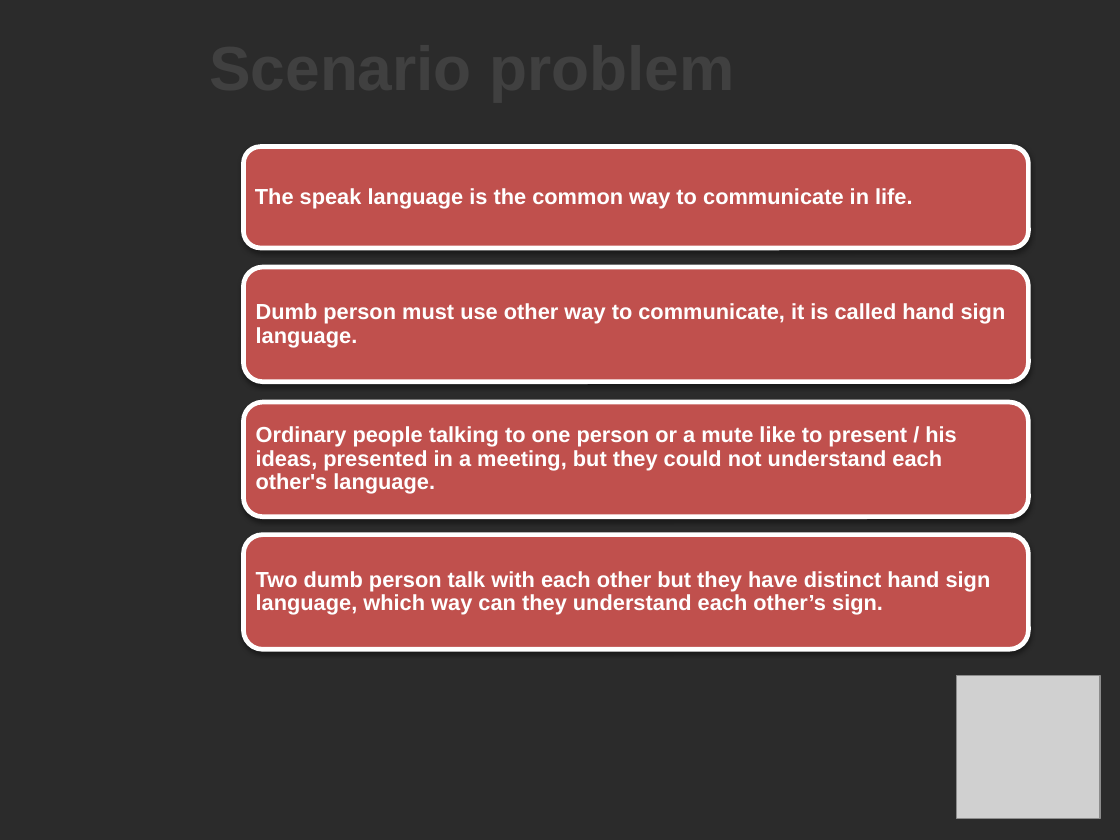
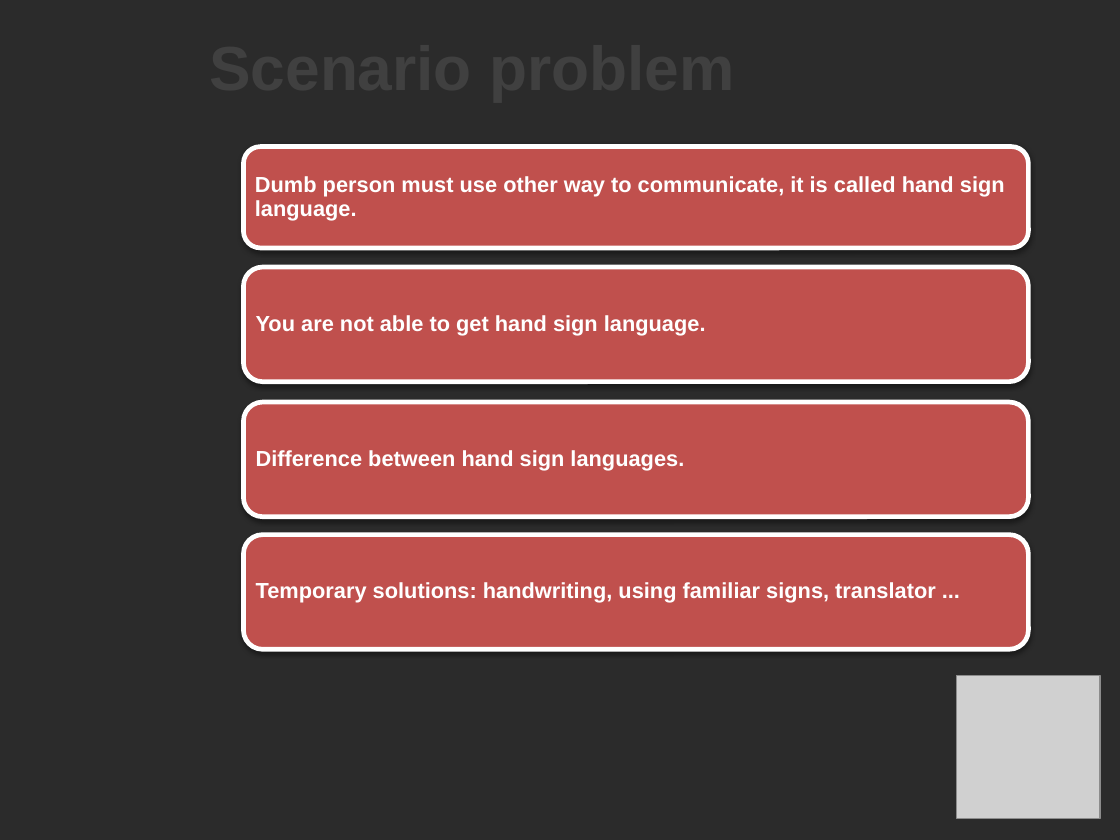
Before and after one commit to nicknguyen071093/CapstoneProject, a slide deck: slide 4 of Thuyettrinh/PPGroup 5.pptx. Drawn at 1120x840 pixels with LibreOffice and Linux fonts; fonts in the diff are those of the drawing; grey boxes stand for pictures; background and template pictures are left out; a plain dark background stands for a picture behind light text. Boxes give left, top, right and bottom in pixels: in the first picture for what was removed or moved away, otherwise in the second. Text is boxed around its words. In the diff, an @@ line names an element or a change of style, - is before the commit and + after.

```diff
--- a/Thuyettrinh/PPGroup 5.pptx
+++ b/Thuyettrinh/PPGroup 5.pptx
@@ text "Dumb person must use other ...": place and size @@
-text "Dumb person must use other ..." at box(256, 303, 1006, 347)
+text "Dumb person must use other ..." at box(255, 176, 1005, 220)
@@ text removed at box(255, 188, 913, 209) @@
-The speak language is the common way to communicate in life.
@@ text added at box(256, 315, 706, 336), 14 pt, text #FFFFFF, bold @@
+You are not able to get hand sign language.
@@ text at box(256, 450, 684, 471): text changed @@
-Ordinary people talking to one person or a mute like to present / his ideas, presented in a meeting, but they could not understand each other's language.
+Difference between hand sign languages.
@@ text at box(256, 582, 936, 603): text changed @@
-Two dumb person talk with each other but they have distinct hand sign language, which way can they understand each other’s sign.
+Temporary solutions: handwriting, using familiar signs, translator ...
```
Also in this commit, not shown: 9 other slides changed, 12 slides added, 9 slides removed.
